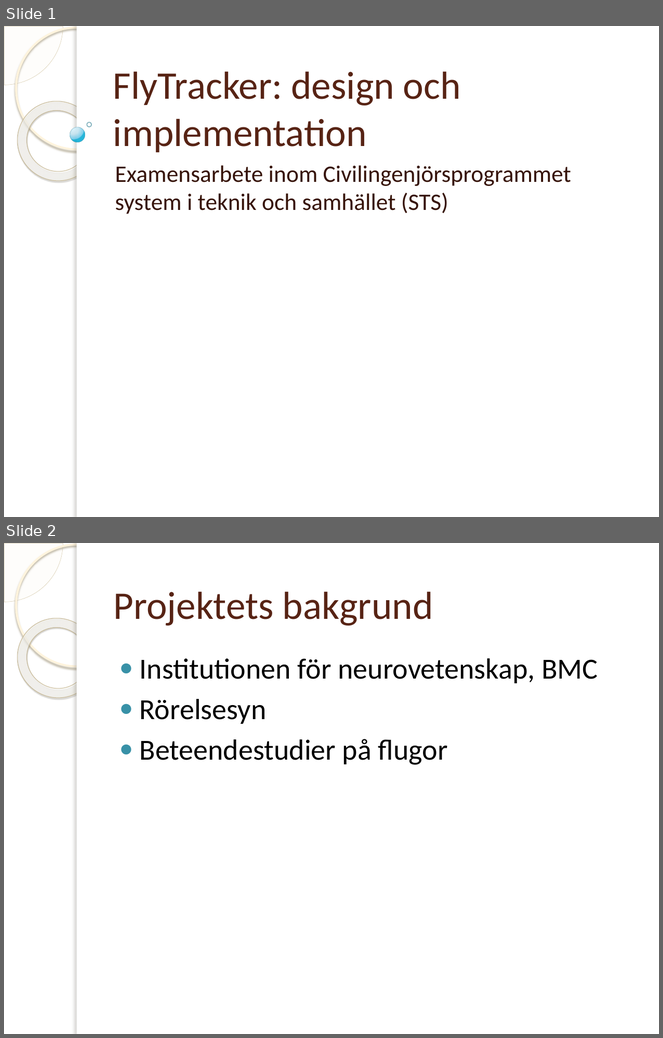
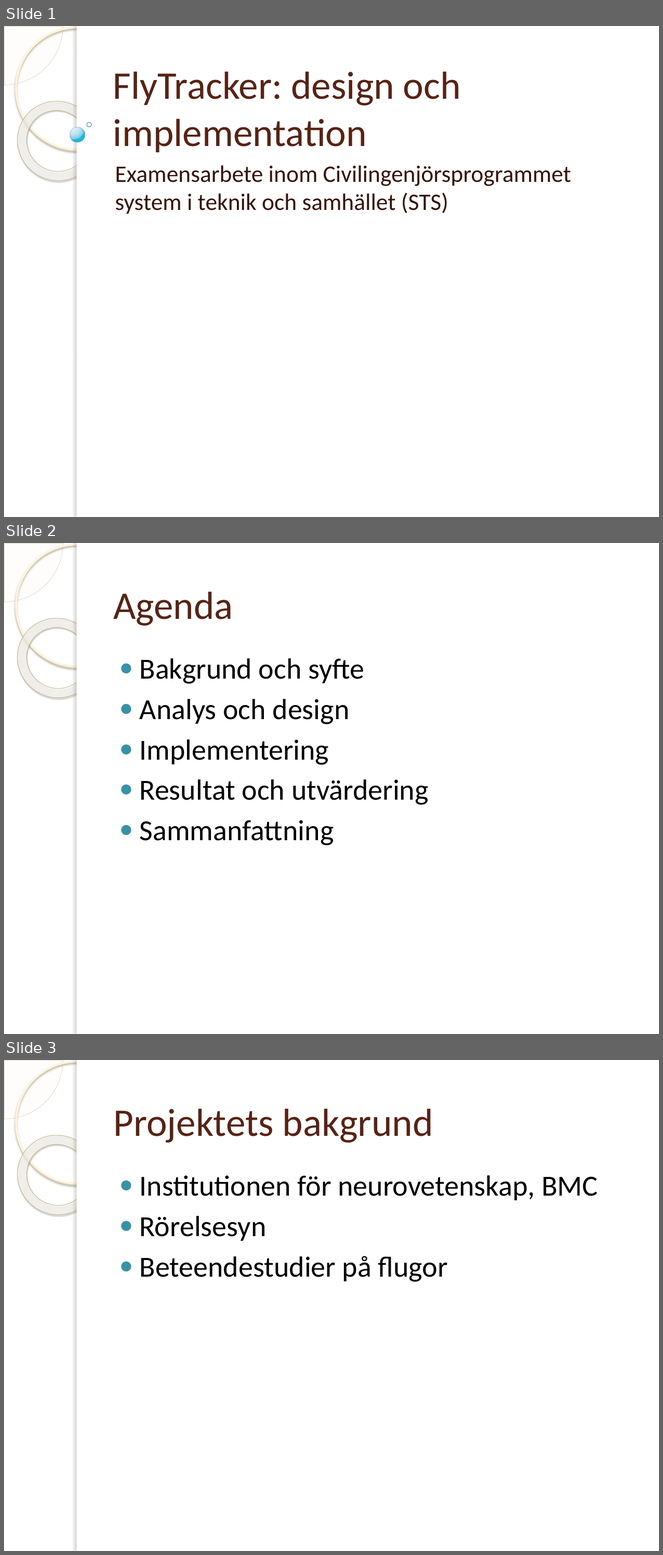
Before and after one commit to jakelamotta/master_thesis, a slide deck: presentations/presentation_swe.pptx. Shown one above the other, each under a label of ours: slides 1 and 2 before the commit, slides 1, 2 and 3 after it. The pictures are 663x1038 and 663x1555 pixels, drawn with LibreOffice and Linux fonts; fonts in the diff are those of the drawing; background and template pictures are left out. Boxes give left, top, right and bottom in pixels: in the first picture for what was removed or moved away, otherwise in the second. Text is boxed around its words. In the diff, an @@ line names an element or a change of style, - is before the commit and + after.

```diff
--- a/presentations/presentation_swe.pptx
+++ b/presentations/presentation_swe.pptx
@@ slide 2 added at [4, 543, 659, 1034], background picture (left out); not listed: 5 template elements that a slide beside it also shows @@
@@ title added at [113, 591, 233, 626], 43 pt, text #572314 @@
+Agenda
@@ text added at [140, 658, 429, 846], 32 pt, text #000000 @@
+● Bakgrund och syfte
+● Analys och design
+● Implementering
+● Resultat och utvärdering
+● Sammanfattning
@@ what was slide 2 is now slide 3 @@
```
Also in this commit, not shown: 5 slides changed, 2 other slides added.
